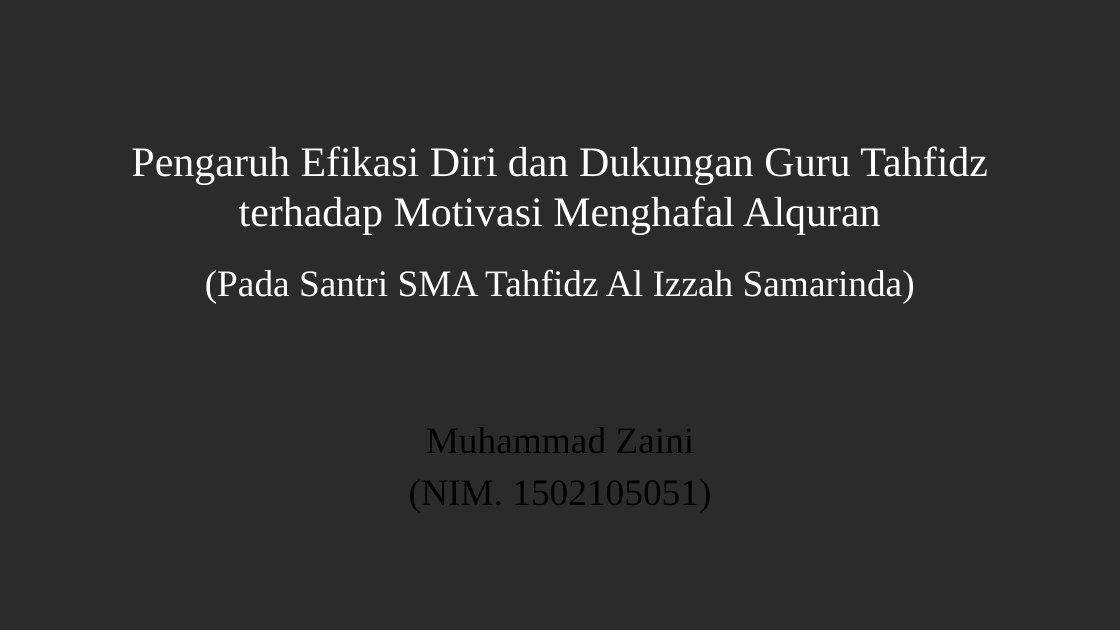
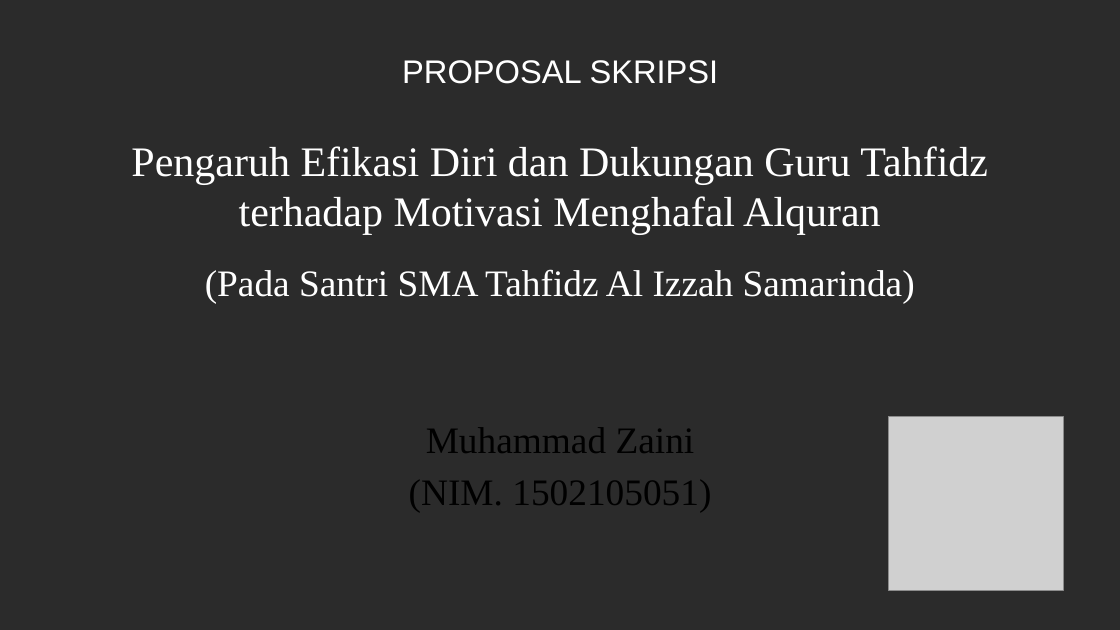
Before and after one commit to mzaini30/skripsi, a slide deck: slide 1 of seminar proposal.pptx. Drawn at 1120x630 pixels with LibreOffice and Linux fonts; fonts in the diff are those of the drawing; grey boxes stand for pictures; background and template pictures are left out; a plain dark background stands for a picture behind light text. Boxes give left, top, right and bottom in pixels: in the first picture for what was removed or moved away, otherwise in the second. Text is boxed around its words. In the diff, an @@ line names an element or a change of style, - is before the commit and + after.

```diff
--- a/seminar proposal.pptx
+++ b/seminar proposal.pptx
@@ text added at <box>402,60,719,84</box>, 28 pt, text #FFFFFF @@
+PROPOSAL SKRIPSI
@@ picture added at <box>889,416,1064,591</box> @@
```
Also in this commit, not shown: 1 other slide changed, 13 slides removed, 4 other files.
